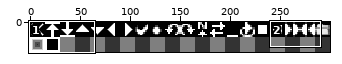
Two states of a sprite sheet, resources/ButtonSymbols15.png. The picture above shows the old version from afar; the outline marks the close-up.
Close-up. Before:
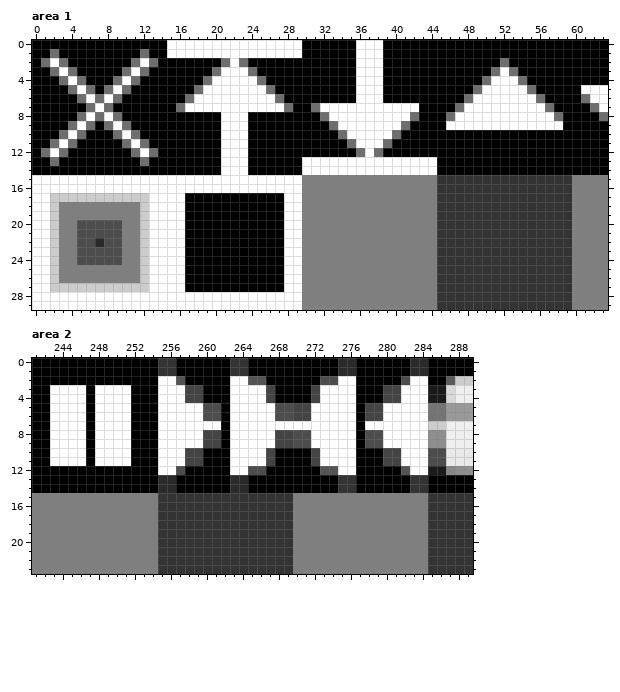
The file is 300x30 pixels. Colours within 5 levels of each other are drawn and written as one. Shown: area 1: x 0..63, y 0..29; area 2: x 241..289, y 0..23. The commit also changed other parts of the picture, which this record leaves out.
The result:
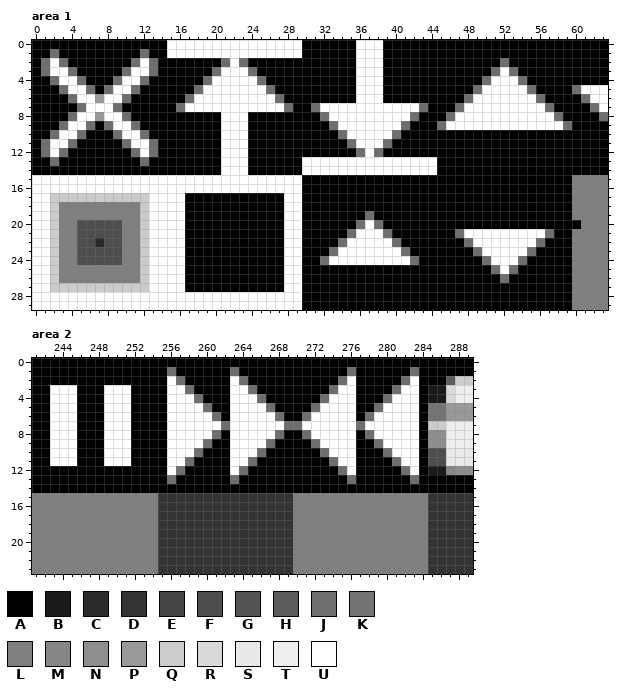
Palette (. is transparent): A #000000  B #1a1a1a  C #2a2a2a  D #333333  E #444444  F #4d4d4d  G #545454  H #5b5b5b  J #6e6e6e  K #747474  L #7f7f7f  M #878787  N #8e8e8e  P #999999  Q #cccccc  R #d9d9d9  S #e9e9e9  T #efefef  U #ffffff
The exact change:
Area 1:
y 3: x 1..2 AJ -> JU; x 12..13 JA -> UJ
y 4: x 2..3 AJ -> JU; x 11..12 JA -> UJ
y 5: x 3..4 AJ -> JU; x 10..11 JA -> UJ; x 60 A -> J
y 6: x 4..5 AJ -> JU; x 7 J -> P; x 9..10 JA -> UJ
y 7: x 5..6 AJ -> JU; x 8..9 JA -> UJ; x 43 A -> J
y 8: x 4..5 AJ -> JU; x 7 J -> P; x 9..10 JA -> UJ
y 9: x 3..4 AJ -> JU; x 10..11 JA -> UJ; x 45 A -> J; x 59 A -> J
y 10: x 2..3 AJ -> JU; x 11..12 JA -> UJ
y 11: x 1..2 AJ -> JU; x 12..13 JA -> UJ
y 15..18: x 30..59 LLLLLLLLLLLLLLLDDDDDDDDDDDDDDD -> AAAAAAAAAAAAAAAAAAAAAAAAAAAAAA
y 19: x 30..59 LLLLLLLLLLLLLLLDDDDDDDDDDDDDDD -> AAAAAAAJAAAAAAAAAAAAAAAAAAAAAA
y 20: x 30..60 LLLLLLLLLLLLLLLDDDDDDDDDDDDDDDL -> AAAAAAJUJAAAAAAAAAAAAAAAAAAAAAA
y 21: x 30..59 LLLLLLLLLLLLLLLDDDDDDDDDDDDDDD -> AAAAAJUUUJAAAAAAAJUUUUUUUUUJAA
y 22: x 30..59 LLLLLLLLLLLLLLLDDDDDDDDDDDDDDD -> AAAAJUUUUUJAAAAAAAJUUUUUUUJAAA
y 23: x 30..59 LLLLLLLLLLLLLLLDDDDDDDDDDDDDDD -> AAAJUUUUUUUJAAAAAAAJUUUUUJAAAA
y 24: x 30..59 LLLLLLLLLLLLLLLDDDDDDDDDDDDDDD -> AAJUUUUUUUUUJAAAAAAAJUUUJAAAAA
y 25: x 30..59 LLLLLLLLLLLLLLLDDDDDDDDDDDDDDD -> AAAAAAAAAAAAAAAAAAAAAJUJAAAAAA
y 26: x 30..59 LLLLLLLLLLLLLLLDDDDDDDDDDDDDDD -> AAAAAAAAAAAAAAAAAAAAAAJAAAAAAA
y 27..29: x 30..59 LLLLLLLLLLLLLLLDDDDDDDDDDDDDDD -> AAAAAAAAAAAAAAAAAAAAAAAAAAAAAA
Area 2:
y 0: x 255..256 DD -> AA; x 263..264 DD -> AA; x 275..276 CC -> AA; x 283..284 CC -> AA
y 1: x 255..256 DD -> AJ; x 263..264 DD -> JA; x 275..276 CC -> AJ; x 283..284 CC -> JA
y 2: x 255 U -> A; x 257 G -> J; x 264..266 UGG -> JAA; x 273..275 FFU -> AAJ; x 282 F -> J; x 284 U -> A
y 3: x 246 U -> A; x 248 U -> A; x 255 U -> A; x 258..259 EE -> JA; x 265..267 UUE -> JAA; x 272..274 EUU -> AAJ; x 280..281 EE -> AJ; x 284 U -> A
y 4: x 246 U -> A; x 248 U -> A; x 255 U -> A; x 258..259 EE -> UJ; x 266..267 UE -> JA; x 272..273 EU -> AJ; x 280..281 EE -> JU; x 284 U -> A
y 5: x 246 U -> A; x 248 U -> A; x 255 U -> A; x 260..261 FF -> JA; x 267..272 UFFEEU -> JAAAAJ; x 278..279 EE -> AJ; x 284 U -> A
y 6: x 246 U -> A; x 248 U -> A; x 255 U -> A; x 260..261 FF -> UJ; x 268..271 FFEE -> JAAJ; x 278..279 EE -> JU; x 284 U -> A
y 7: x 246 U -> A; x 248 U -> A; x 255 U -> A; x 262 A -> J; x 269..270 UU -> JJ; x 277 A -> J; x 284 U -> A
y 8: x 246 U -> A; x 248 U -> A; x 255 U -> A; x 260..261 EE -> UJ; x 268..271 EEFF -> JAAJ; x 278..279 FF -> JU; x 284 U -> A
y 9: x 246 U -> A; x 248 U -> A; x 255 U -> A; x 260..261 EE -> JA; x 267..272 UEEFFU -> JAAAAJ; x 278..279 FF -> AJ; x 284 U -> A
y 10: x 246 U -> A; x 248 U -> A; x 255 U -> A; x 258..259 EE -> UJ; x 266..267 UE -> JA; x 272..273 EU -> AJ; x 280..281 EE -> JU; x 284 U -> A
y 11: x 246 U -> A; x 248 U -> A; x 255 U -> A; x 258..259 EE -> JA; x 265..267 UUE -> JAA; x 272..274 EUU -> AAJ; x 280..281 EE -> AJ; x 284 U -> A
y 12: x 255 U -> A; x 257 F -> J; x 264..266 UFF -> JAA; x 273..275 GGU -> AAJ; x 282 G -> J; x 284 U -> A
y 13: x 255..256 CC -> AJ; x 263..264 CC -> JA; x 275..276 DD -> AJ; x 283..284 DD -> JA
y 14: x 255..256 CC -> AA; x 263..264 CC -> AA; x 275..276 DD -> AA; x 283..284 DD -> AA
Pixel boxes of the changes (left, top, right, bottom) in both close-ups:
changed: (41, 67, 158, 148)
changed: (572, 85, 581, 94)
changed: (419, 103, 446, 130)
changed: (563, 121, 572, 130)
changed: (302, 175, 581, 310)
changed: (158, 358, 428, 493)
changed: (77, 385, 104, 466)
